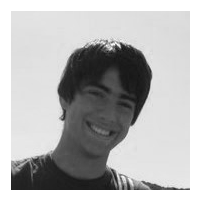
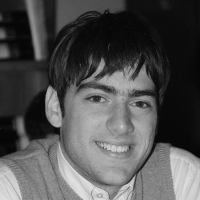
Layers edited between the first and the second 200×200 image:
removed layer "38942_1554588266631_3293323_n (2).jpg copy" over [11, 11, 190, 190]
renamed "Background" to "gara bientina 025.jpg", painted on it over [0, 0, 200, 200]
